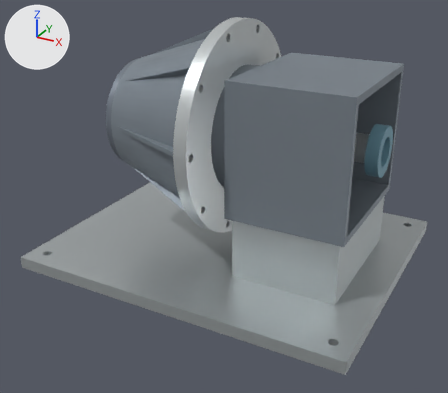
A saved change to the glTF model public/models/archive/chrysler/assembly.glb.
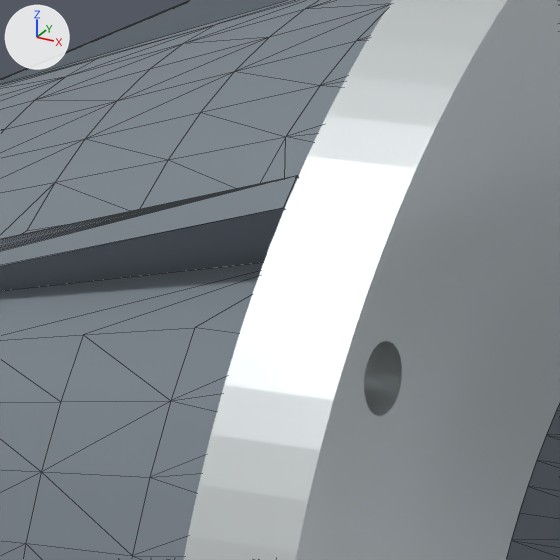
The first picture shows the older version from a 50 mm lens placed at (0.278, -0.531, 0.312), pointed at (0.0, -0.025, 0.059). The close-ups show the older and then the newer version on the part from 35% to 50% of the width and 11% to 28% of the height of that picture. Only the edits that show in the close-ups are written down. The axes (+X, +Y, +Z) are drawn at upper left. The lights are the same throughout. The close-ups show mesh edges as thin lines.

Names of what the first close-up shows: 'CH-002:1', 'CH-003:1', 'CH-012:1'.
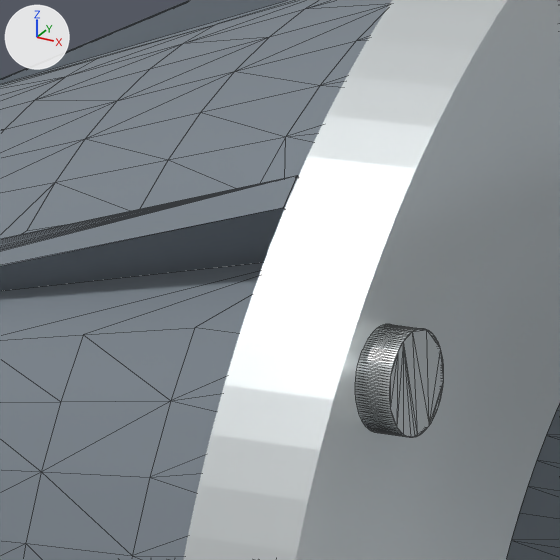
What differs and where, as boxes [x1, y1, x2, y2] in the close-ups (560 x 560 px):
'CH-013:5', added
    after: [355, 324, 444, 437]

Diff of the bpy script that builds the scene:
```diff
--- a/public/models/archive/chrysler/assembly.glb.py
+++ b/public/models/archive/chrysler/assembly.glb.py
@@ me_ch_013 @@
+me_ch_013.from_pydata(...)  # 504 vertices, 1004 faces; spans x -0.0065..0.0105, y -0.0055..0.0055, z -0.0055..0.0055
+me_ch_013.materials.append(mat_steel_candidate)  # light grey #dadfe1
@@ ob_ch_013_5 @@
+ob_ch_013_5 = bpy.data.objects.new('CH-013:5', me_ch_013)
+ob_ch_013_5.location = (0.0005, -0.0793, 0.1826)
```
